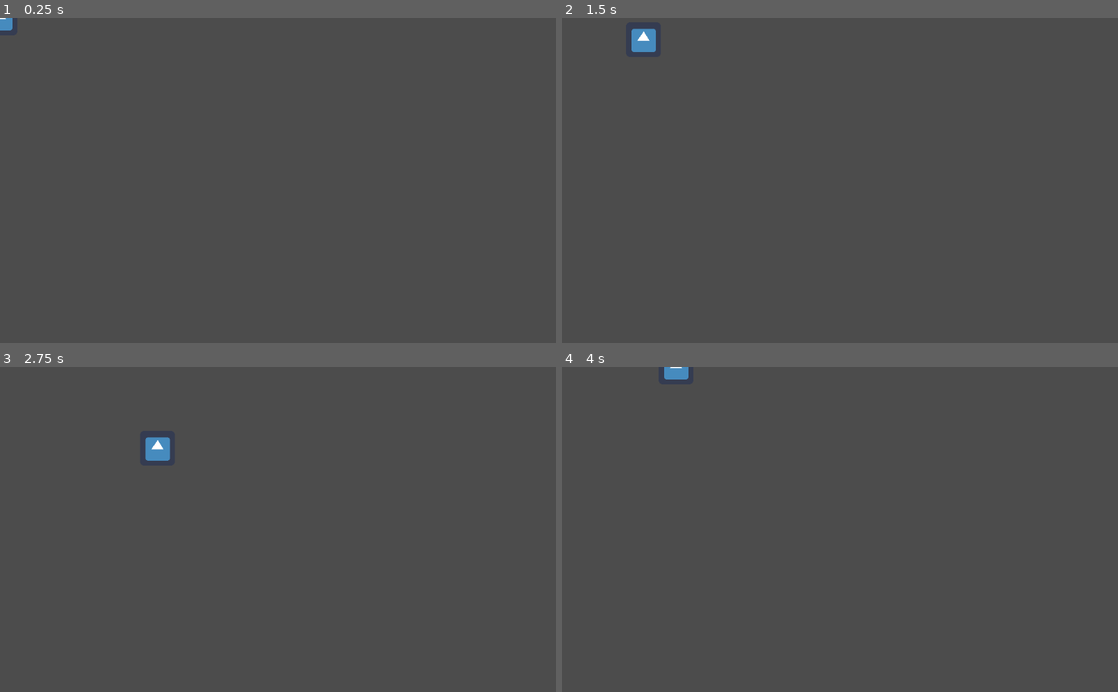
Above: before the commit, frames 1-4 (two rows, left to right).
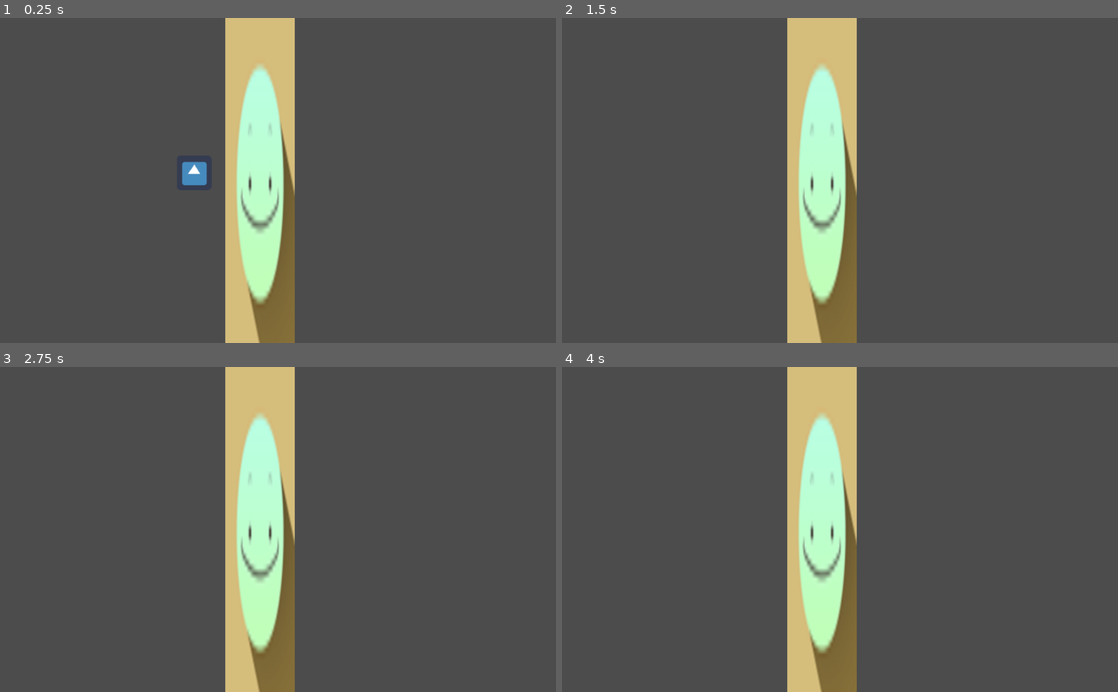
Above: after the commit, the same moments.

Repository: Lucianono/DinerWithMonster
Game: Godot game, scene res://on-site.tscn
The game is run twice, just before and just after one commit, with the same random seed, the same clock (stepped at 60 frames per second) and the same inputs. The engine's default icon, where the game draws it, is replaced by a stand-in: a white triangle on a blue panel in a dark square.
Inputs:
- Up to frame 1 (0.25 s): no input
- Up to frame 2 (1.5 s): hold Right (ui_right) 0.53-1.28 s; hold Down (ui_down) from 1.28 s (still down)
- Up to frame 3 (2.75 s): release Down (ui_down) at 2.03 s; hold Right (ui_right) from 2.03 s (still down)
- Up to frame 4 (4 s): release Right (ui_right) at 2.78 s; hold Up (ui_up) 2.78-3.53 s; hold Left (ui_left) from 3.53 s (still down)

The runs differ from the first frame. In frame 1, 13% of the frame differs, in the area x 0-53%, y 0-100%; in frame 2, 13%; in frame 3, 13%; in frame 4, 13%.

Commit message:
colliding with wall (wip)

Diff:
--- a/main-sprite.gd
+++ b/main-sprite.gd
@@ -1,13 +1,14 @@
-extends Area2D
+extends KinematicBody2D
 
+var isPlayerColliding = false
+var kboard
 export var speed = 200
-var i = 1
 
 func _ready():
 	set_process(true)
 
 func _process(delta):
-	var kboard = Vector2(0,0)
+	kboard = Vector2(0,0)
 	kboard.x = int(Input.is_action_pressed("ui_right"))-int(Input.is_action_pressed("ui_left"))
 	kboard.y = int(Input.is_action_pressed("ui_down"))-int(Input.is_action_pressed("ui_up"))
-	set_position(position + (kboard * speed * delta))
+	move_and_slide(position + (kboard * speed * delta))
--- a/main-sprite.tscn
+++ b/main-sprite.tscn
@@ -6,7 +6,7 @@
 [sub_resource type="RectangleShape2D" id=1]
 extents = Vector2( 31, 32 )
 
-[node name="Area2D" type="Area2D"]
+[node name="Caldo-player" type="KinematicBody2D"]
 script = ExtResource( 2 )
 
 [node name="Sprite" type="Sprite" parent="."]
--- a/on-site.gd
+++ b/on-site.gd
@@ -1,6 +1,5 @@
 extends Node
 
-onready var caldo_sprite = preload("res://main-sprite.tscn")
 
 func _ready():
-	add_child(caldo_sprite.instance())
+	pass
--- a/on-site.tscn
+++ b/on-site.tscn
@@ -1,6 +1,14 @@
-[gd_scene load_steps=2 format=2]
+[gd_scene load_steps=4 format=2]
 
 [ext_resource path="res://on-site.gd" type="Script" id=1]
+[ext_resource path="res://main-sprite.tscn" type="PackedScene" id=2]
+[ext_resource path="res://stall.tscn" type="PackedScene" id=3]
 
 [node name="Node2D" type="Node"]
 script = ExtResource( 1 )
+
+[node name="Caldo-player" parent="." instance=ExtResource( 2 )]
+position = Vector2( 279, 223 )
+
+[node name="Stall-area" parent="." instance=ExtResource( 3 )]
+position = Vector2( 479, 306 )
--- /dev/null
+++ b/stall.gd
@@ -0,0 +1,10 @@
+extends Area2D
+
+
+func _ready():
+	pass
+
+
+func _on_Stallarea_area_entered(area):
+	if area.get_name() == "Caldo-player":
+		print("klang")
--- /dev/null
+++ b/stall.tscn
@@ -0,0 +1,19 @@
+[gd_scene load_steps=4 format=2]
+
+[ext_resource path="res://64.PNG" type="Texture" id=1]
+[ext_resource path="res://stall.gd" type="Script" id=2]
+
+[sub_resource type="RectangleShape2D" id=1]
+extents = Vector2( 61, 324 )
+
+[node name="Stall-area" type="Area2D"]
+script = ExtResource( 2 )
+
+[node name="Sprite" type="Sprite" parent="."]
+scale = Vector2( 2, 10 )
+texture = ExtResource( 1 )
+
+[node name="CollisionShape2D" type="CollisionShape2D" parent="."]
+shape = SubResource( 1 )
+
+[connection signal="area_entered" from="." to="." method="_on_Stallarea_area_entered"]
Binary file added: 64.PNG
Not shown, added: 64.PNG.import
